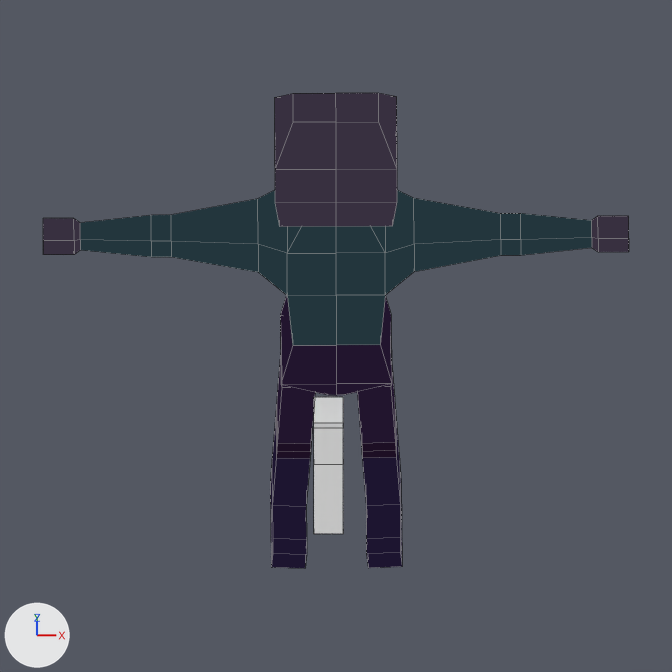
The Blender file bleed-client/blender/Character9.blend: old version first, new version second.
Rendered twice from the file's camera 'Camera'. The axes (+X, +Y, +Z) are drawn at lower left. The lights are the same throughout. Mesh edges are drawn as thin lines.

Script lines for the objects in view, before the commit:
```python
mat_material_001 = emission_material('Material.001')
mat_material_001.texture = img_shade3_png
me_cube_001 = bpy.data.meshes.new('Cube.001')
me_cube_001.from_pydata(...)  # 98 vertices, 86 faces; spans x 0.0..5.97, y -1.05..1.82, z -3.81..7.66
me_cube_001.materials.append(mat_material_001)  # picture img_shade3_png
me_cube_002 = bpy.data.meshes.new('Cube.002')
me_cube_002.from_pydata(...)  # 16 vertices, 14 faces; spans x -13.63..-11.63, y -2.86..-1.68, z -3.76..1.0
ob_character = bpy.data.objects.new('Character', me_cube_001)
ob_character.location = (0.0, 0.0, 0.209)
ob_character.rotation_euler = (0.0, 0.0, 3.149)  # degrees (0, 0, 180)
ob_character.scale = (0.0584, 0.0584, 0.0584)
_m = ob_character.modifiers.new('Mirror', 'MIRROR')
_m.use_clip = True
ob_handgun = bpy.data.objects.new('Handgun', me_cube_002)
ob_handgun.location = (0.211, -0.016, 0.467)
ob_handgun.rotation_euler = (0.958, 0.0, 0.0)  # degrees (55, 0, 0)
ob_handgun.scale = (0.0174, 0.127, 0.0174)
```
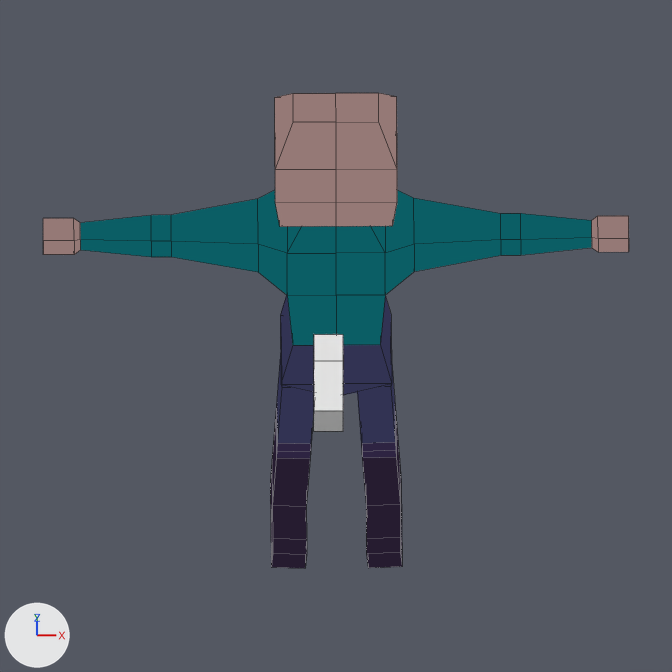
What changed in the scene script:
```text
Add img_shade2_png:
    img_shade2_png = load_image('shade2.png', '../palettes/shade2.png', 48, 1, 'sRGB')
Change mat_material_001:
    mat_material_001.texture: img_shade3_png -> img_shade2_png
Change ob_handgun:
    ob_handgun.location: (0.211, -0.016, 0.467) -> (0.211, 0.008, 0.489)
    ob_handgun.rotation_euler: (0.958, 0.0, 0.0) -> (0.0101, 0.0, 0.0)  # degrees (55, 0, 0) -> degrees (0.6, 0, 0)
```

Boxes [x1, y1, x2, y2] around the edits, measured in the pictures (672 x 672 px):
'Character', surface changed: [43, 93, 629, 550] in both
'Handgun', moved, turned: before [314, 397, 343, 534]; after [314, 334, 343, 431]
